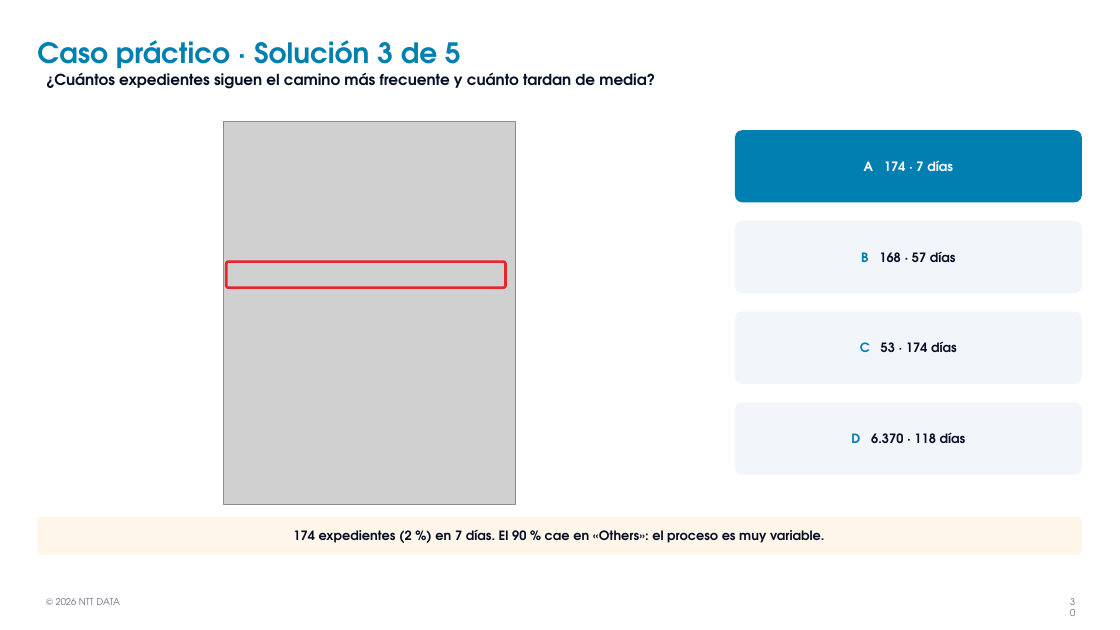
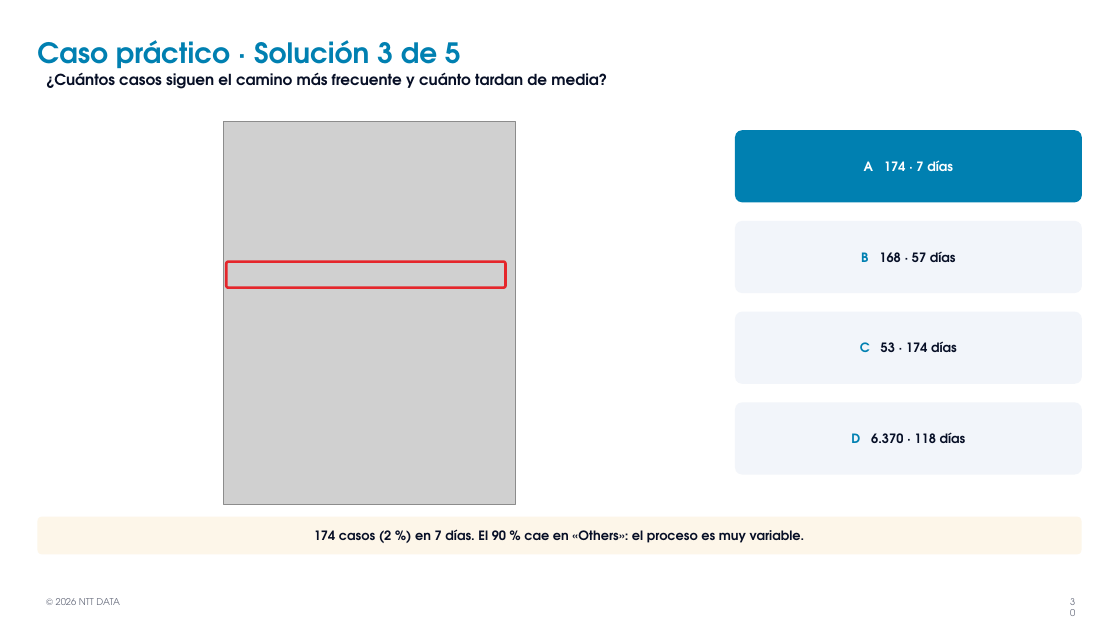
Before and after one commit to AnthonyXerri/Pruebas, a slide deck: slide 30 of mockups/Formacion_Celonis_PnC.pptx. Drawn at 1120x630 pixels with LibreOffice and Linux fonts; fonts in the diff are those of the drawing; grey boxes stand for pictures; background and template pictures are left out. Boxes give left, top, right and bottom in pixels: in the first picture for what was removed or moved away, otherwise in the second. Text is boxed around its words. In the diff, an @@ line names an element or a change of style, - is before the commit and + after.

```diff
--- a/mockups/Formacion_Celonis_PnC.pptx
+++ b/mockups/Formacion_Celonis_PnC.pptx
@@ text at [46,73,607,89]: text changed @@
-¿Cuántos expedientes siguen el camino más frecuente y cuánto tardan de media?
+¿Cuántos casos siguen el camino más frecuente y cuánto tardan de media?
@@ text in rounded rectangle at [314,529,804,543]: text changed @@
-174 expedientes (2 %) en 7 días. El 90 % cae en «Others»: el proceso es muy variable.
+174 casos (2 %) en 7 días. El 90 % cae en «Others»: el proceso es muy variable.
```
Also in this commit, not shown: 22 other slides changed.
